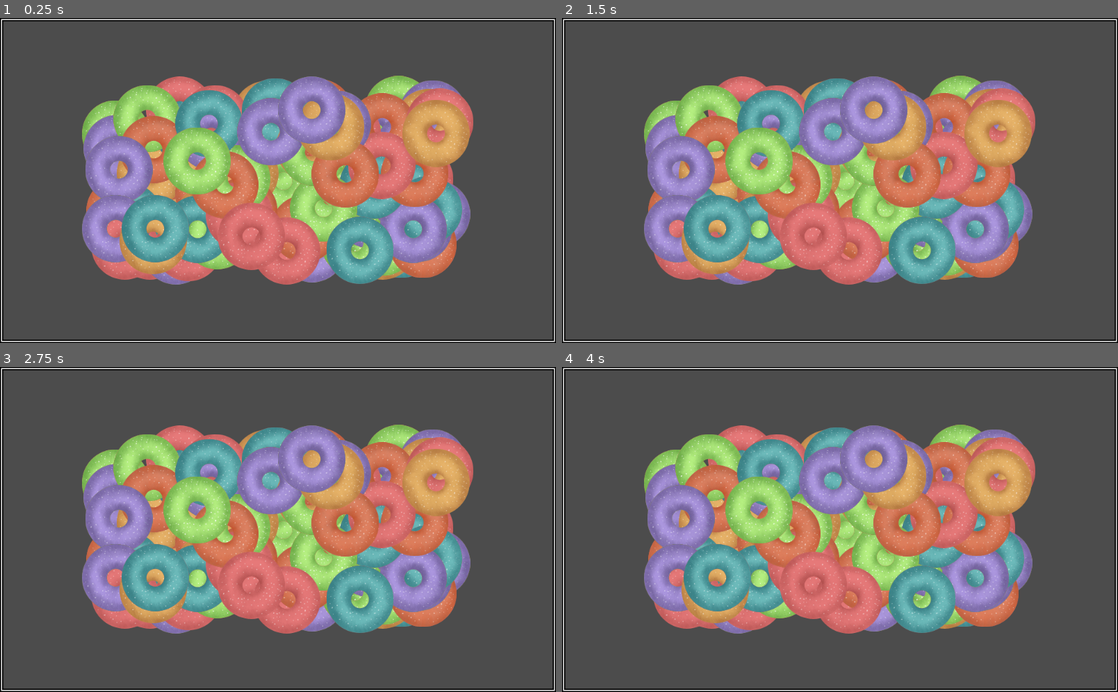
Above: before the commit, frames 1-4 (two rows, left to right).
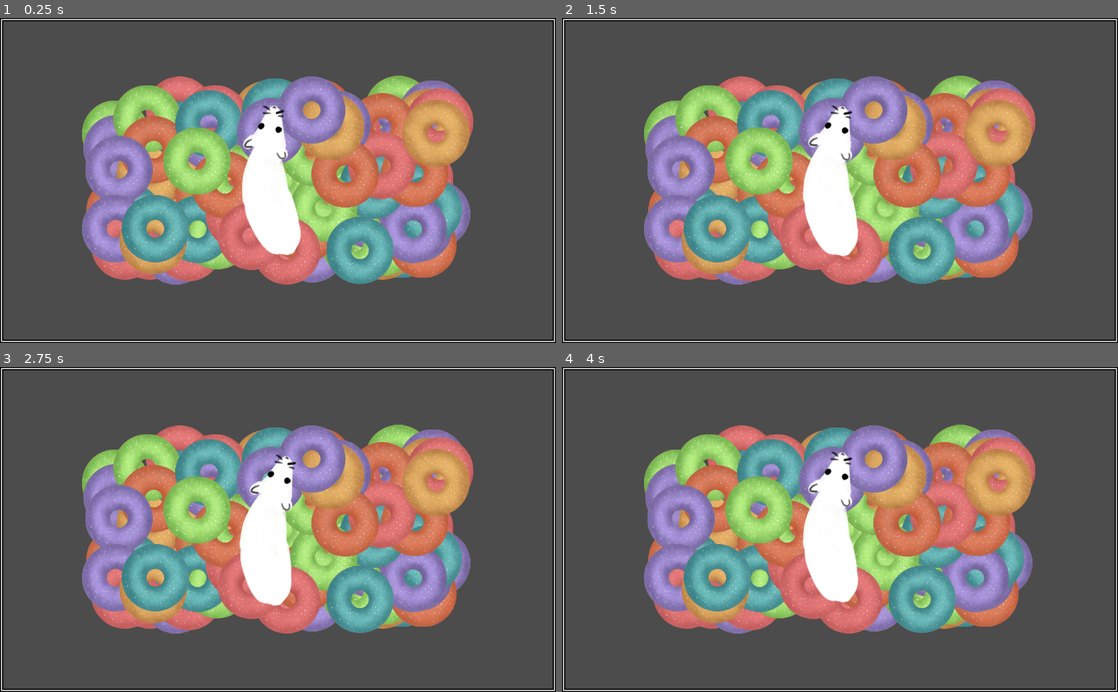
Above: after the commit, the same moments.

Repository: klettari/loops
Game: Godot game, scene res://main.tscn
Same seed, same stepped clock (60 frames per second), same inputs: the game is played once before the commit and once after it.
Inputs:
- Up to frame 1 (0.25 s): no input
- Up to frame 2 (1.5 s): tap Enter at 0.5 s; hold D (right) 0.53-1.28 s; tap Space at 1.25 s; hold S (down) from 1.28 s (still down)
- Up to frame 3 (2.75 s): tap Enter at 2 s; release S (down) at 2.03 s; hold D (right) from 2.03 s (still down)
- Up to frame 4 (4 s): tap Space at 2.75 s; release D (right) at 2.78 s; hold W (up) 2.78-3.53 s; tap Enter at 3.5 s; hold A (left) from 3.53 s (still down)

The runs differ from the first frame. In frame 1, 3.2% of the frame differs, in the area x 43-55%, y 26-74%; in frame 2, 3.2%; in frame 3, 3.2%, in the area x 43-54%, y 26-74%; in frame 4, 3.2%.

Commit message:
beginning of rat's movement

Diff:
--- a/main.tscn
+++ b/main.tscn
@@ -1,7 +1,9 @@
-[gd_scene load_steps=3 format=2]
+[gd_scene load_steps=5 format=2]
 
 [ext_resource path="res://assets/img/background.png" type="Texture" id=1]
 [ext_resource path="res://assets/scripts/main.gd" type="Script" id=2]
+[ext_resource path="res://assets/img/rat-test.png" type="Texture" id=3]
+[ext_resource path="res://rat.gd" type="Script" id=4]
 
 [node name="root" type="Node2D"]
 script = ExtResource( 2 )
@@ -9,3 +11,9 @@
 [node name="background" type="Sprite" parent="."]
 position = Vector2( 512, 300 )
 texture = ExtResource( 1 )
+
+[node name="rat" type="Sprite" parent="."]
+position = Vector2( 500, 300 )
+z_index = 1
+texture = ExtResource( 3 )
+script = ExtResource( 4 )
--- /dev/null
+++ b/rat.gd
@@ -0,0 +1,76 @@
+extends Sprite
+
+var degreesUp = 0
+var degreesRight = 90
+var degreesDown = 180
+var degreesLeft = 270
+
+var degreesStart = 0
+var degreesCircle = 360
+
+var degreesHalfwayBetween = 90 / 2
+
+var degreesBetweenUpAndRight = degreesUp + degreesHalfwayBetween
+var degreesBetweenRightAndDown = degreesRight + degreesHalfwayBetween
+var degreesBetweenDownAndLeft = degreesDown + degreesHalfwayBetween
+var degreesBetweenLeftAndUp = degreesLeft + degreesHalfwayBetween
+
+var rotationStep = 5
+var movementStep = 5
+
+func _ready() :
+	rotation_degrees = degreesUp
+
+func _input(event) :
+	normalizedDegrees()
+
+	if (rotation_degrees >= degreesBetweenLeftAndUp and rotation_degrees < degreesCircle) or (rotation_degrees >= degreesUp and rotation_degrees < degreesBetweenUpAndRight) :
+		moveRatLookingUp(event)
+	elif rotation_degrees >= degreesBetweenUpAndRight and rotation_degrees < degreesBetweenRightAndDown :
+		moveRatLookingRight(event)
+	elif rotation_degrees >= degreesBetweenRightAndDown and rotation_degrees < degreesBetweenDownAndLeft :
+		moveRatLookingDown(event)
+	elif rotation_degrees >= degreesBetweenDownAndLeft and rotation_degrees < degreesBetweenLeftAndUp :
+		moveRatLookingLeft(event)
+
+func normalizedDegrees() :
+	if rotation_degrees < 0 :
+		rotation_degrees = degreesCircle + rotation_degrees
+	elif rotation_degrees >= degreesCircle :
+		rotation_degrees = degreesStart + degreesCircle - rotation_degrees
+
+func moveRatLookingDown(event) :
+	if event.is_action_pressed("right") :
+		rotation_degrees -= rotationStep
+	elif event.is_action_pressed("left") :
+		rotation_degrees += rotationStep
+
+	if event.is_action_pressed("down") :
+		position += Vector2(0, movementStep)
+
+func moveRatLookingUp(event) :
+	if event.is_action_pressed("right") :
+		rotation_degrees += rotationStep
+	elif event.is_action_pressed("left") :
+		rotation_degrees -= rotationStep
+
+	if event.is_action_pressed("up") :
+		position += Vector2(0, -movementStep)
+
+func moveRatLookingRight(event) :
+	if event.is_action_pressed("down") :
+		rotation_degrees += rotationStep
+	elif event.is_action_pressed("up") :
+		rotation_degrees -= rotationStep
+
+	if event.is_action_pressed("right") :
+		position += Vector2(movementStep, 0)
+
+func moveRatLookingLeft(event) :
+	if event.is_action_pressed("up") :
+		rotation_degrees += rotationStep
+	elif event.is_action_pressed("down") :
+		rotation_degrees -= rotationStep
+
+	if event.is_action_pressed("left") :
+		position += Vector2(-movementStep, 0)
Binary file added: assets/img/rat-test.png
Not shown, added: assets/img/rat-test.png.import
Not shown, added: assets/img/rat-test.png~
